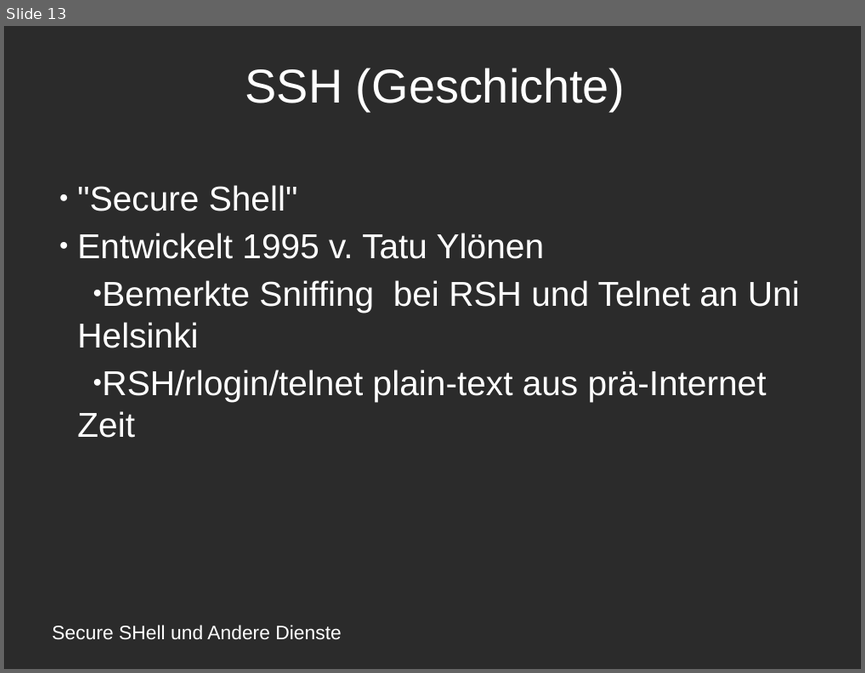
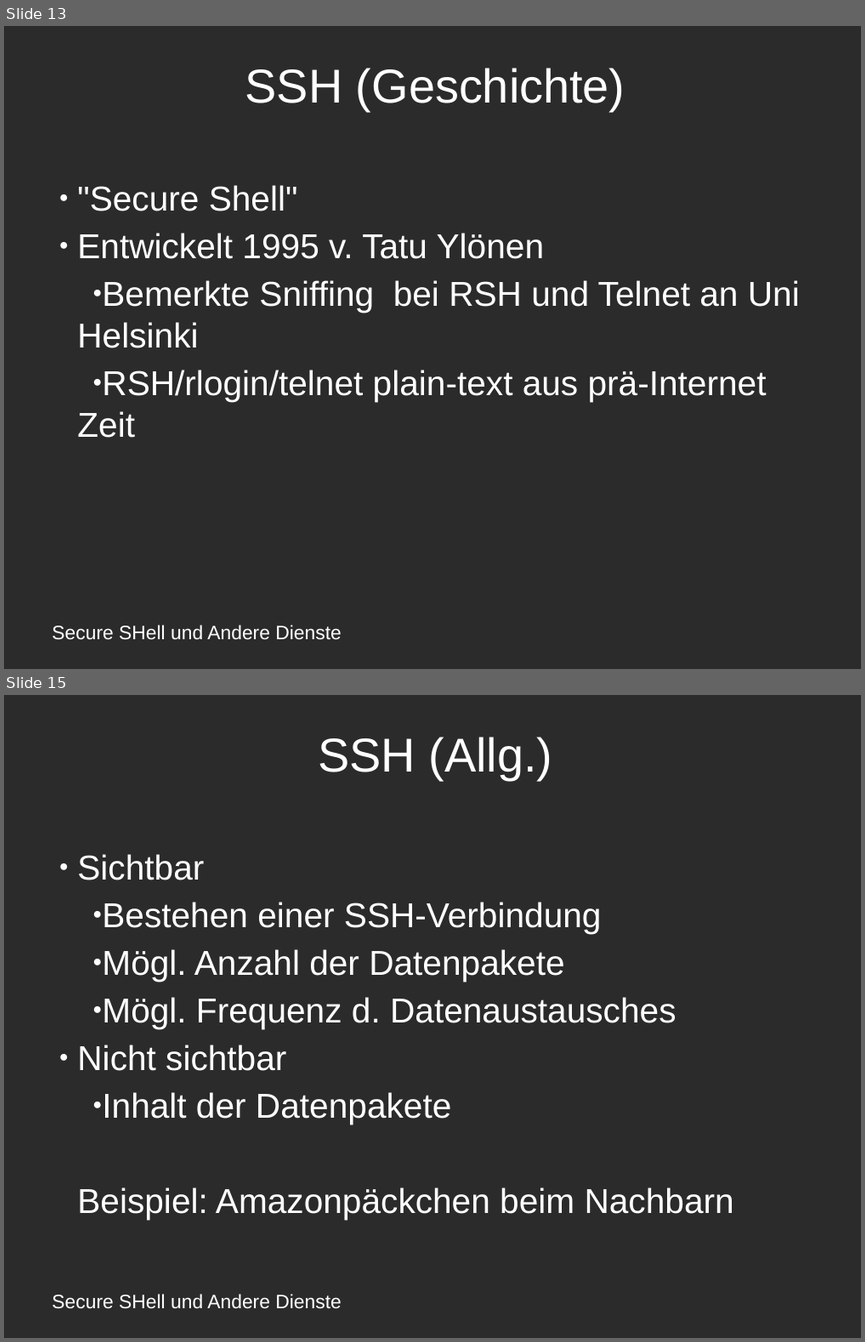
Before and after one commit to amlispolska/SSH-Projekt, a slide deck: ssh-presentation.odp. Shown one above the other, each under a label of ours: slide 13 before the commit, slides 13 and 15 after it; the slides between them are not shown. The pictures are 865x673 and 865x1342 pixels, drawn with LibreOffice and Linux fonts; fonts in the diff are those of the drawing; background and template pictures are left out; a plain dark background stands for a picture behind light text. Boxes give left, top, right and bottom in pixels: in the first picture for what was removed or moved away, otherwise in the second. Text is boxed around its words. In the diff, an @@ line names an element or a change of style, - is before the commit and + after.

```diff
--- a/ssh-presentation.odp
+++ b/ssh-presentation.odp
@@ slide 15 added at (x1=4, y1=695, x2=861, y2=1338), background picture (left out) @@
@@ title added at (x1=318, y1=737, x2=552, y2=780), 44 pt, text #FFFFFF @@
+SSH (Allg.)
@@ subtitle added at (x1=77, y1=854, x2=734, y2=1219), 32 pt, text #FFFFFF @@
+● Sichtbar
+  ● Bestehen einer SSH-Verbindung
+  ● Mögl. Anzahl der Datenpakete
+  ● Mögl. Frequenz d. Datenaustausches
+● Nicht sichtbar
+  ● Inhalt der Datenpakete
+Beispiel: Amazonpäckchen beim Nachbarn
@@ text added at (x1=52, y1=1293, x2=341, y2=1309), 18 pt, text #FFFFFF @@
+Secure SHell und Andere Dienste
```
Also in this commit, not shown: 1 slide changed, 3 other slides added.
